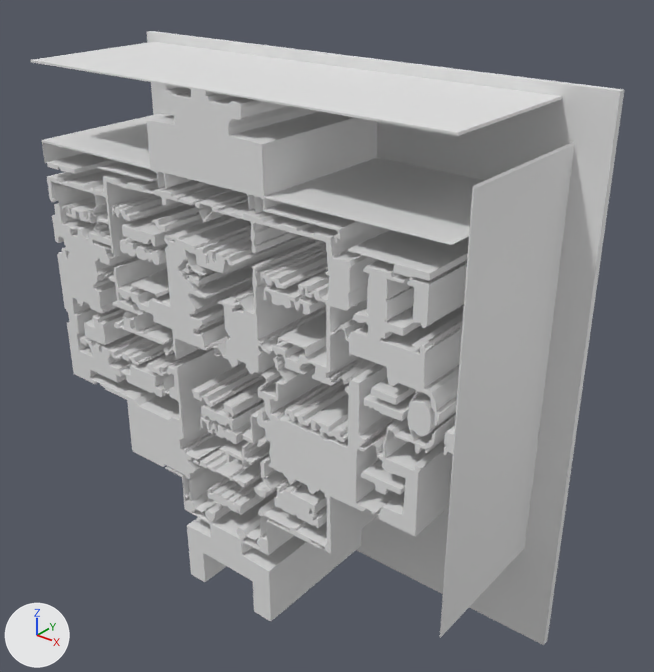
The glTF model version one/out_3d/44_26.glb: old version first, new version second.
Rendered twice from a 50 mm lens placed at (15.26, -13.22, 13.18), pointed at (5.52, -1.05, 5.64). The axes (+X, +Y, +Z) are drawn at lower left. The lights are the same throughout. Where no turn or scale is listed for an object, it has been applied to the vertices. Vertices at the same position are counted once.

The first picture shows 'geometry_0'.
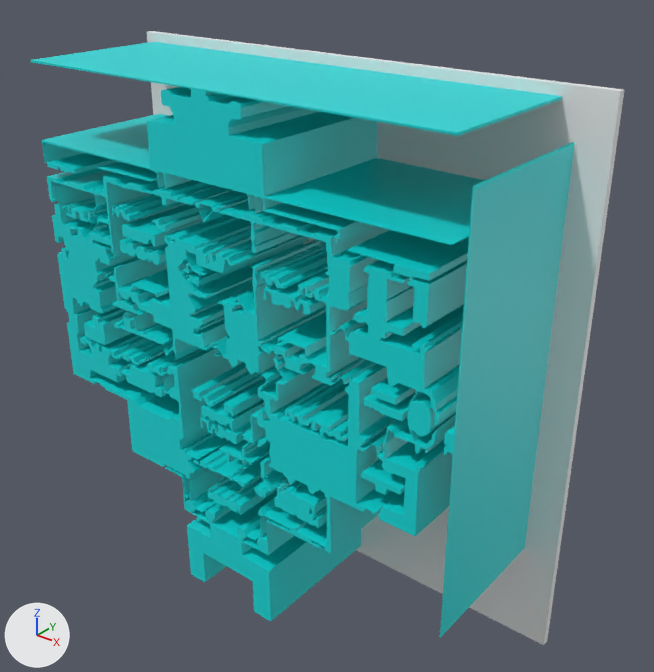
Where the change shows, as pixel boxes [x1, y1, x2, y2] in the pictures (654 x 672 px; the box of a moved part takes in the faces that stretch with it):
part 1 of me_geometry_0, moved or reshaped: before [97, 162, 348, 442]; after [97, 162, 348, 441]
part 2 of me_geometry_0, recoloured (grey to cyan): [30, 31, 603, 638] in both

The change, as a list of edits to the scene's bpy script:
```text
Add mat_defaultmaterial:
    mat_defaultmaterial = bpy.data.materials.new('DefaultMaterial')
    mat_defaultmaterial.use_nodes = True; mat_defaultmaterial.node_tree.nodes.clear()
    _N = mat_defaultmaterial.node_tree.nodes; _L = mat_defaultmaterial.node_tree.links
    n0 = _N.new('ShaderNodeOutputMaterial'); n0.name = 'Material Output'
    n1 = _N.new('ShaderNodeBsdfPrincipled'); n1.name = 'Principled BSDF'
    n2 = _N.new('ShaderNodeVertexColor'); n2.name = 'Color Attribute'
    _L.new(n1.outputs[0], n0.inputs[0])  # 'BSDF' to 'Surface'
    _L.new(n2.outputs[0], n1.inputs[0])  # 'Color' to 'Base Color'
Change me_geometry_0:
    used by ob_geometry_0; location = (0.0, 0.0, 0.0)
    remove me_geometry_0.from_pydata(...)  # 3414 vertices, 6656 faces; spans x 0.0..10.23, y -3.15..0.0, z 0.0..10.65
    add me_geometry_0.from_pydata(...)  # 3418 vertices, 6664 faces; spans x 0.0..10.23, y -3.15..0.0, z 0.0..10.65
    me_geometry_0 part 1: 20 vertices removed from x 1.94..7.56, y -3.15..-0.15, z 5.1..8.76; 24 vertices added at x 1.96..7.56, y -3.15..-0.15, z 5.1..8.76
    me_geometry_0 part 2: 4578 faces spanning x 0.0..10.23, y -3.15..0.0, z 0.0..10.65 switch from no material to mat_defaultmaterial
```
